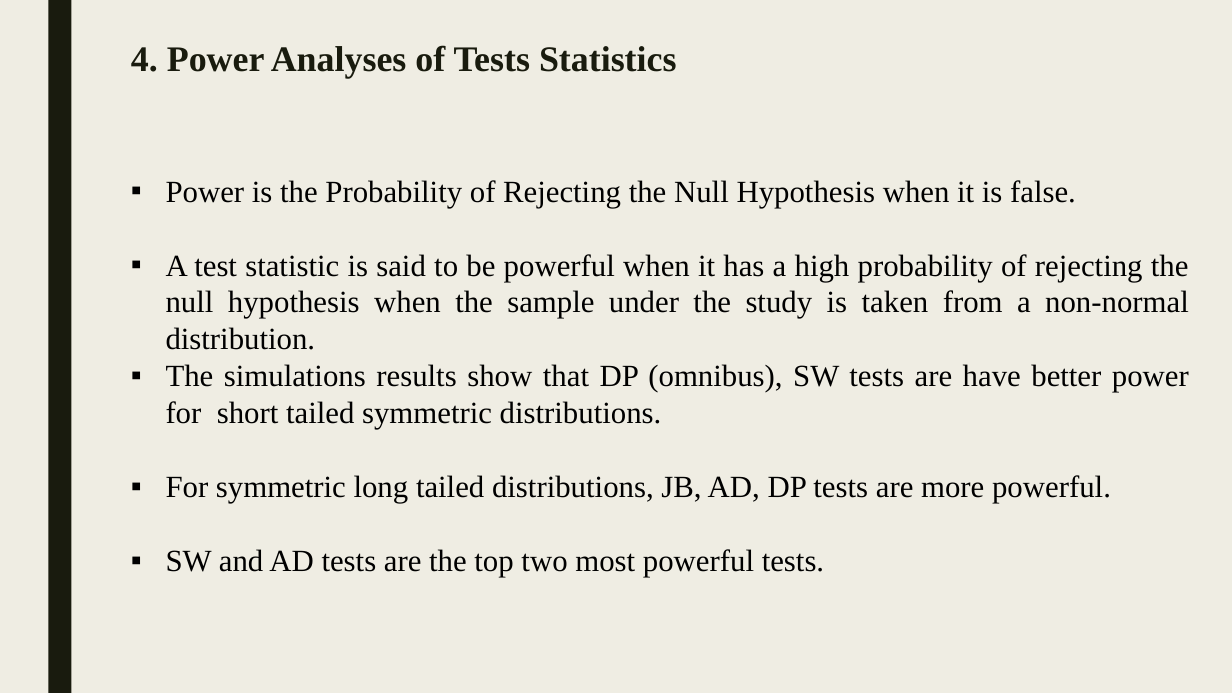
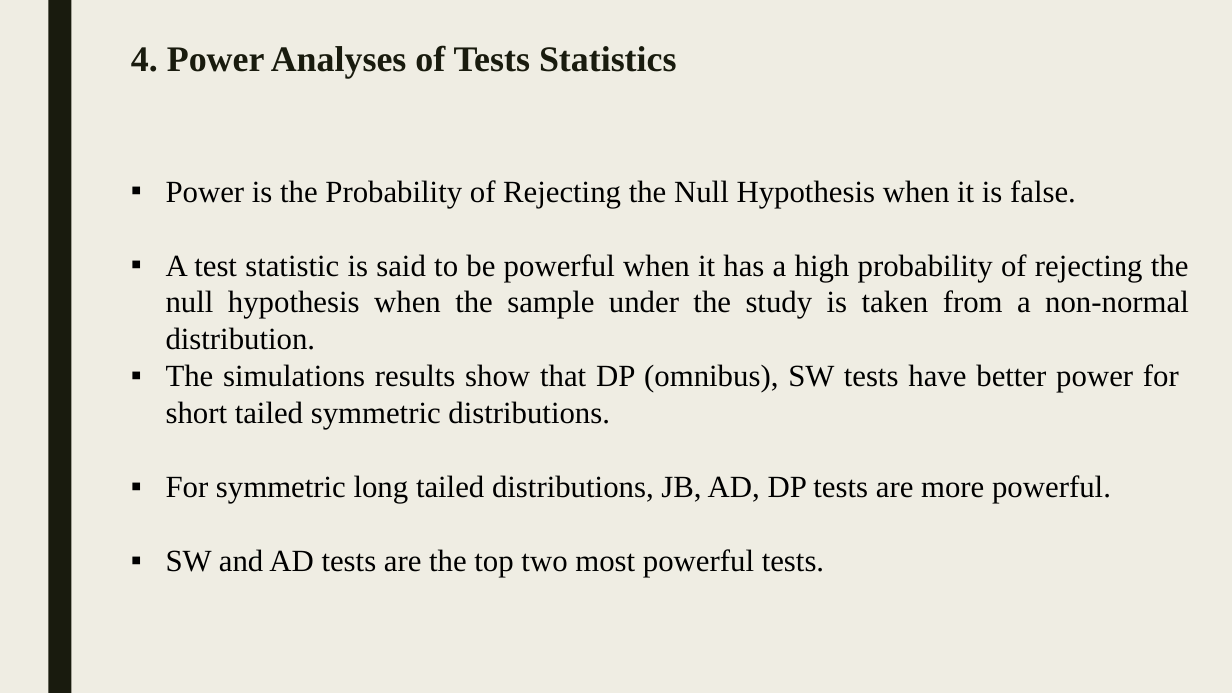
Before and after one commit to godseykj/ComputingProject-MATH6570, a slide deck: slide 16 of NormalityTests.pptx. Drawn at 1232x693 pixels with LibreOffice and Linux fonts; fonts in the diff are those of the drawing. Boxes give left, top, right and bottom in pixels: in the first picture for what was removed or moved away, otherwise in the second. Text is boxed around its words. In the diff, an @@ line names an element or a change of style, - is before the commit and + after.

Commit message:
fixed typos

```diff
--- a/NormalityTests.pptx
+++ b/NormalityTests.pptx
@@ text at [166, 364, 1179, 429]: text changed @@
-▪ The simulations results show that DP (omnibus), SW tests are have better power for short tailed symmetric distributions.
+▪ The simulations results show that DP (omnibus), SW tests have better power for short tailed symmetric distributions.
```
Also in this commit, not shown: 6 other slides changed.
